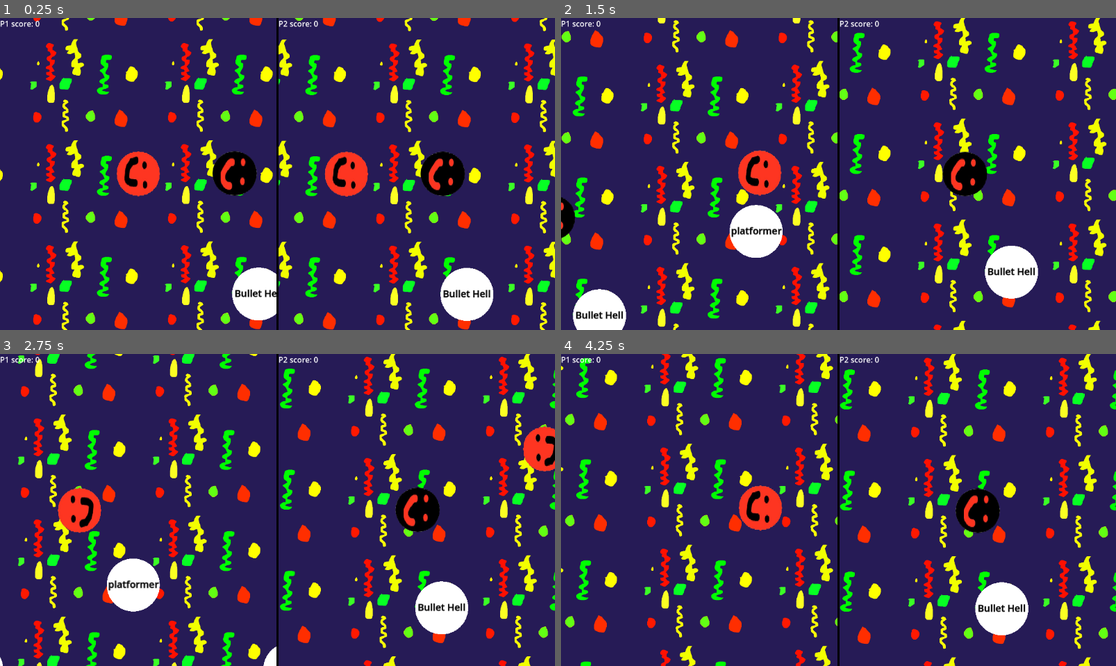
Above: before the commit, frames 1-4 (two rows, left to right).
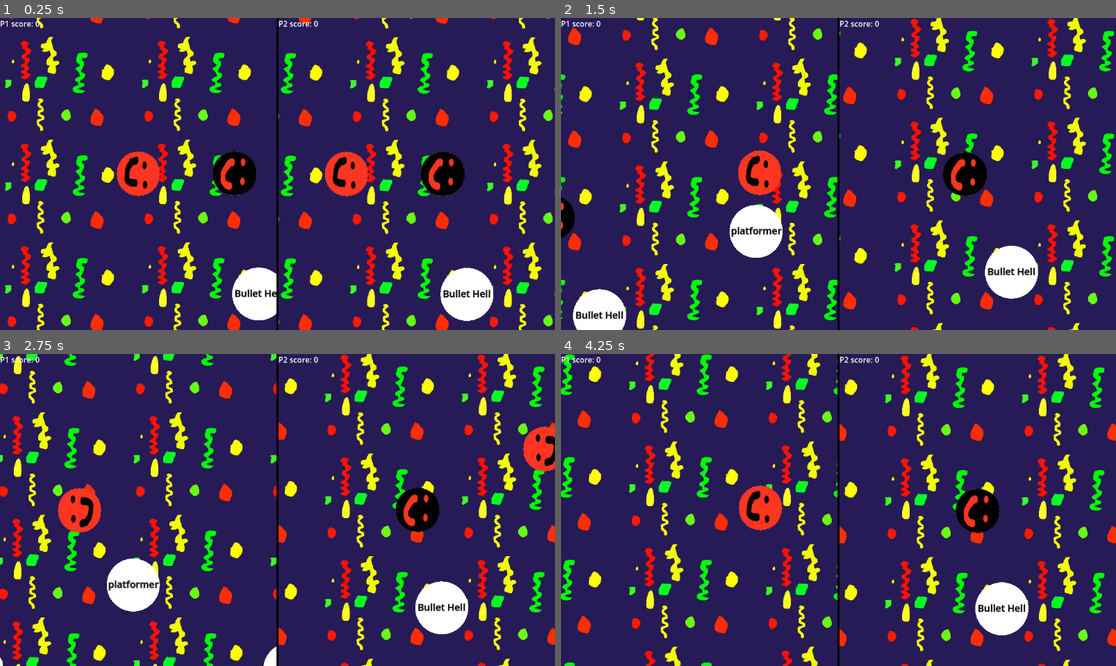
Above: after the commit, the same moments.

Repository: real-chicken-master/GDD112TempName
Game: Godot game, scene res://UI/splitscreen.tscn
Two runs of this game, one before a commit and one after it. Both use one fixed random seed, a clock stepped at 60 frames per second and the inputs below.
Inputs:
- Up to frame 1 (0.25 s): no input
- Up to frame 2 (1.5 s): hold D (right1) from 0.53 s (still down); tap Down (down2) at 0.6 s; tap W (up1) at 0.77 s; tap Left (left2) at 1.35 s
- Up to frame 3 (2.75 s): tap W (up1) at 1.52 s; release D (right1) at 2.03 s; hold A (left1) from 2.03 s (still down); tap Right (right2) at 2.1 s
- Up to frame 4 (4.25 s): release A (left1) at 2.78 s; hold D (right1) from 2.78 s (still down); tap Up (up2) at 2.85 s; tap W (up1) at 3.02, 3.77 s; tap Down (down2) at 3.6 s

The runs differ from the first frame. In frame 1, 22% of the frame differs, in the area x 0-100%, y 0-100%; in frame 2, 23%; in frame 3, 23%; in frame 4, 24%.

Commit message:
might break bullet hell

Diff:
--- a/lobby/main_lobby.tscn
+++ b/lobby/main_lobby.tscn
@@ -25,8 +25,8 @@
 
 [node name="ConceptAetFoall" type="Sprite2D" parent="."]
 texture_repeat = 2
-position = Vector2(570, 487)
-scale = Vector2(0.35, 0.35)
+position = Vector2(529, 494)
+scale = Vector2(0.355125, 0.355375)
 texture = ExtResource("1_dwxfc")
 region_enabled = true
 region_rect = Rect2(-4014.03, -2802.23, 16000, 16000)
Not shown: 1 places in Minigames/bullet hell/bullet.tscn that only renumber resources
Not shown: 1 places in lobby/main_lobby.tscn that only renumber resources
